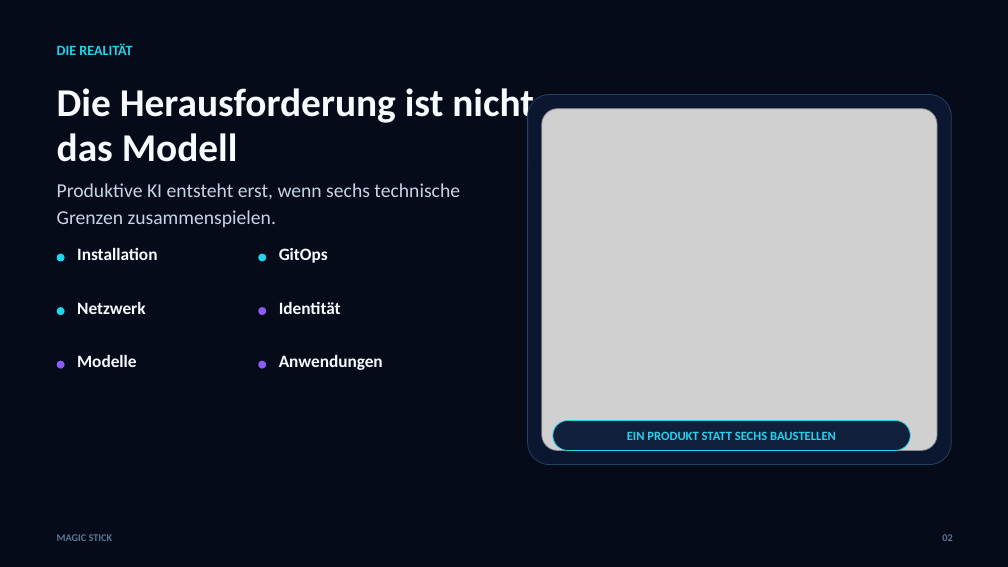
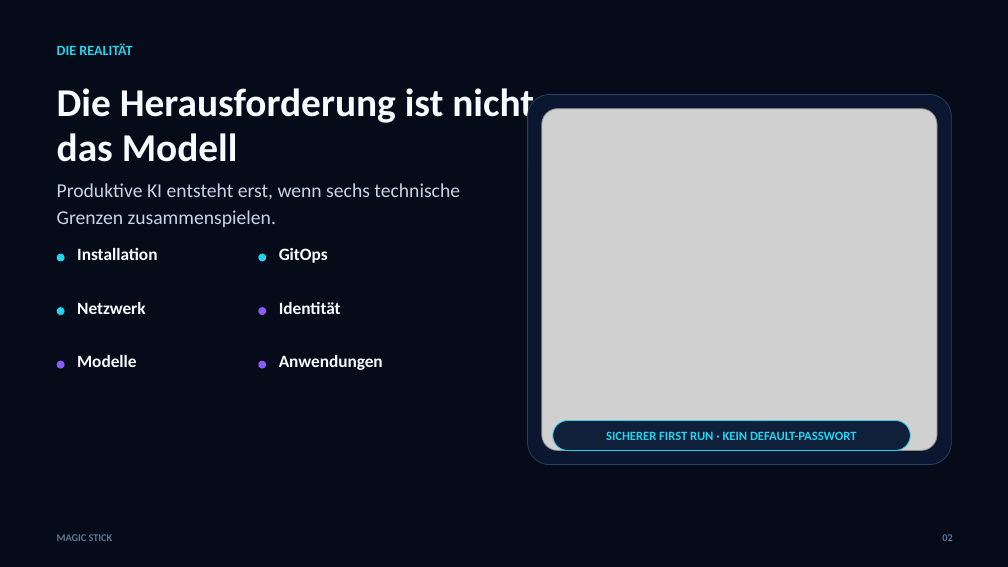
Before and after one commit to QualityMinds/AIppliance-Magic-Stick, a slide deck: slide 2 of docs/sales-deck/Magic-Stick-Salesdeck-Dark-DE.pptx. Drawn at 1008x567 pixels with LibreOffice and Linux fonts; fonts in the diff are those of the drawing; grey boxes stand for pictures. Boxes give left, top, right and bottom in pixels: in the first picture for what was removed or moved away, otherwise in the second. Text is boxed around its words. In the diff, an @@ line names an element or a change of style, - is before the commit and + after.

```diff
--- a/docs/sales-deck/Magic-Stick-Salesdeck-Dark-DE.pptx
+++ b/docs/sales-deck/Magic-Stick-Salesdeck-Dark-DE.pptx
@@ text in rounded rectangle at box(606, 432, 857, 440): text changed @@
-EIN PRODUKT STATT SECHS BAUSTELLEN
+SICHERER FIRST RUN · KEIN DEFAULT-PASSWORT
```
Also in this commit, not shown: 10 other slides changed, 24 other files.
